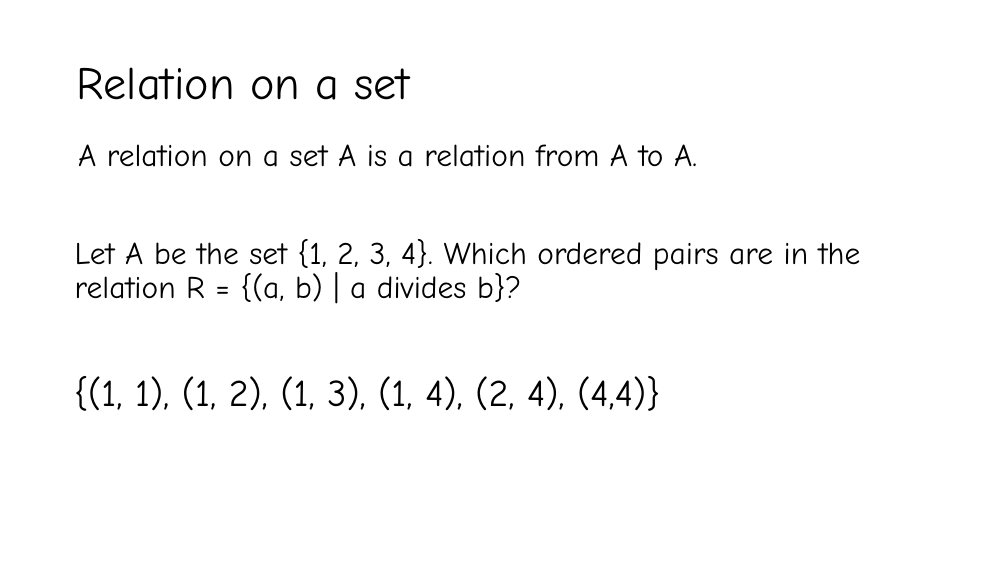
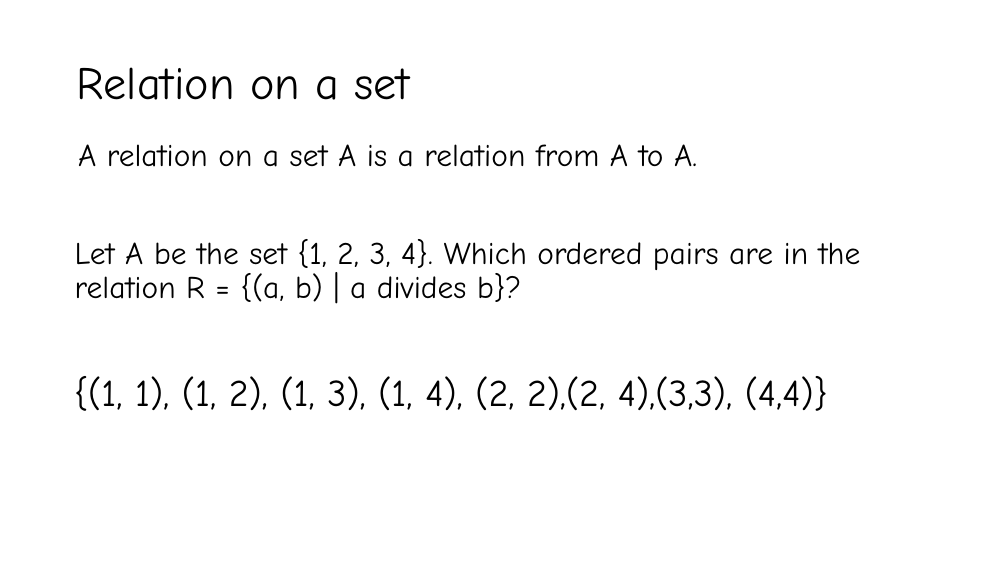
Before and after one commit to YeasirRayhanPrince/yeasirrayhanprince.github.io, a slide deck: slide 7 of cse106/slides/Lecture6.pptx. Drawn at 1008x567 pixels with LibreOffice and Linux fonts; fonts in the diff are those of the drawing. Boxes give left, top, right and bottom in pixels: in the first picture for what was removed or moved away, otherwise in the second. Text is boxed around its words. In the diff, an @@ line names an element or a change of style, - is before the commit and + after.

```diff
--- a/cse106/slides/Lecture6.pptx
+++ b/cse106/slides/Lecture6.pptx
@@ text at box(74, 376, 828, 411): text changed @@
-{(1, 1), (1, 2), (1, 3), (1, 4), (2, 4), (4,4)}
+{(1, 1), (1, 2), (1, 3), (1, 4), (2, 2),(2, 4),(3,3), (4,4)}
```
Also in this commit, not shown: 4 slides added, 1 other file.
